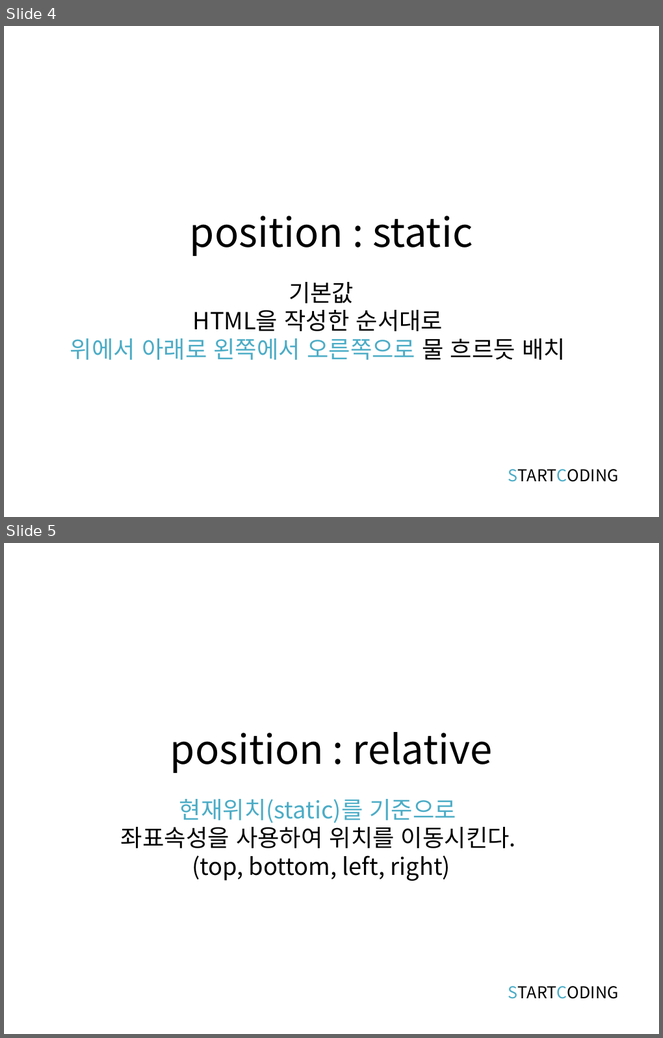
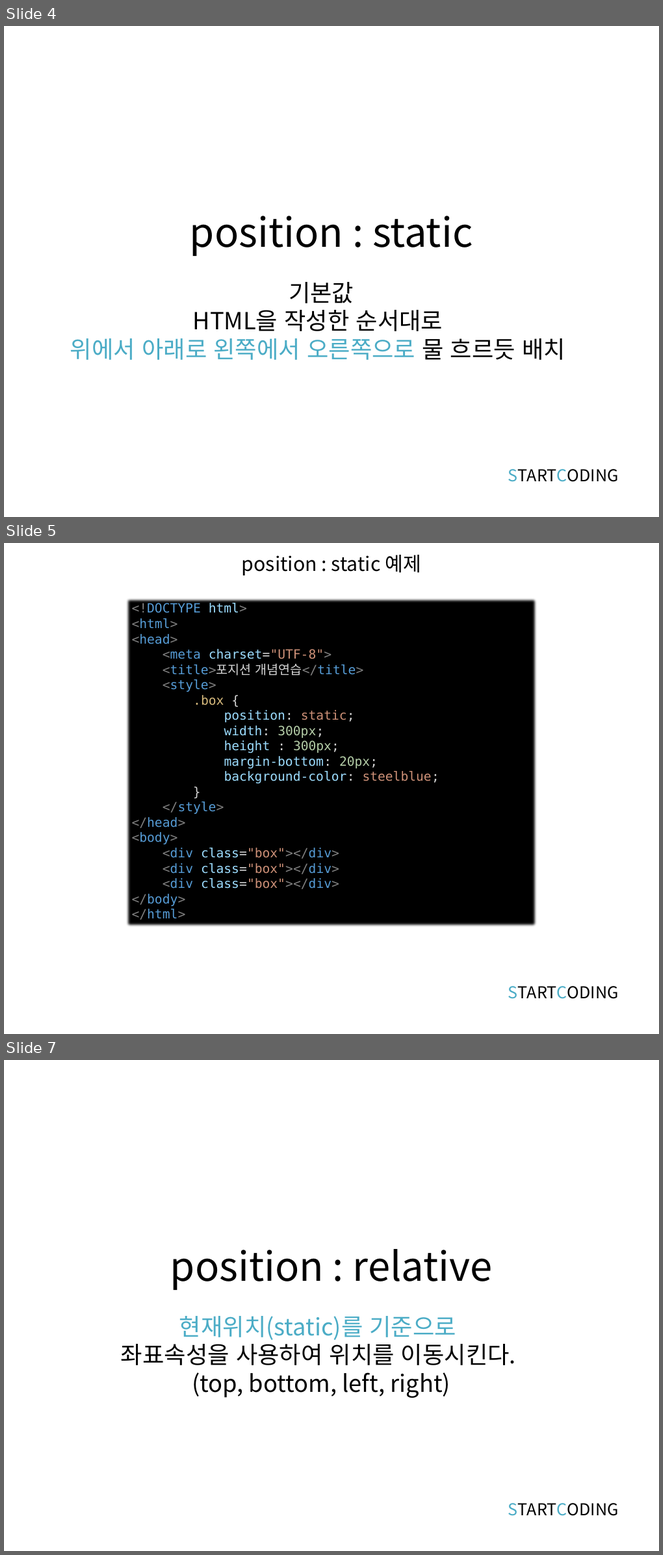
Before and after one commit to kwonkijun/web, a slide deck: 프론트엔드기초(PPT)/CSS3 6강_CSS 포지션.pptx. Shown one above the other, each under a label of ours: slides 4 and 5 before the commit, slides 4, 5 and 7 after it; the slides between them are not shown. The pictures are 663x1038 and 663x1555 pixels, drawn with LibreOffice and Linux fonts; fonts in the diff are those of the drawing. Boxes give left, top, right and bottom in pixels: in the first picture for what was removed or moved away, otherwise in the second. Text is boxed around its words. In the diff, an @@ line names an element or a change of style, - is before the commit and + after.

```diff
--- a/프론트엔드기초(PPT)/CSS3 6강_CSS 포지션.pptx
+++ b/프론트엔드기초(PPT)/CSS3 6강_CSS 포지션.pptx
@@ slide 5 added at (x1=4, y1=543, x2=659, y2=1034), background #FFFFFF @@
@@ title added at (x1=242, y1=555, x2=422, y2=575), 21.6 pt, text #000000 @@
+position : static 예제
@@ rectangle added at (x1=125, y1=598, x2=538, y2=928), fill #000000, 14 pt, text #9CDCFE @@
+<!DOCTYPE html>
+<html>
+<head>
+<meta charset="UTF-8">
+<title>포지션 개념연습</title>
+<style>
+.box {
+position: static;
+width: 300px;
+height : 300px;
+margin-bottom: 20px;
+background-color: steelblue;
+}
+</style>
+</head>
+<body>
+<div class="box"></div>
+<div class="box"></div>
+<div class="box"></div>
+</body>
+</html>
@@ text added at (x1=508, y1=986, x2=619, y2=999), 18 pt, text #000000 @@
+STARTCODING
@@ what was slide 5 is now slide 7 @@
```
Also in this commit, not shown: 2 slides changed, 5 other slides added, 1 other file.
